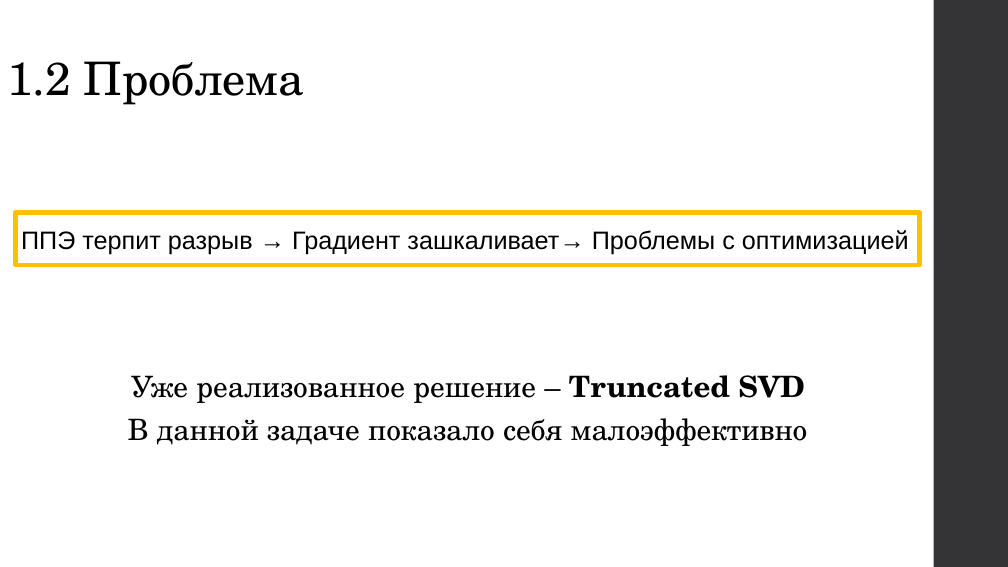
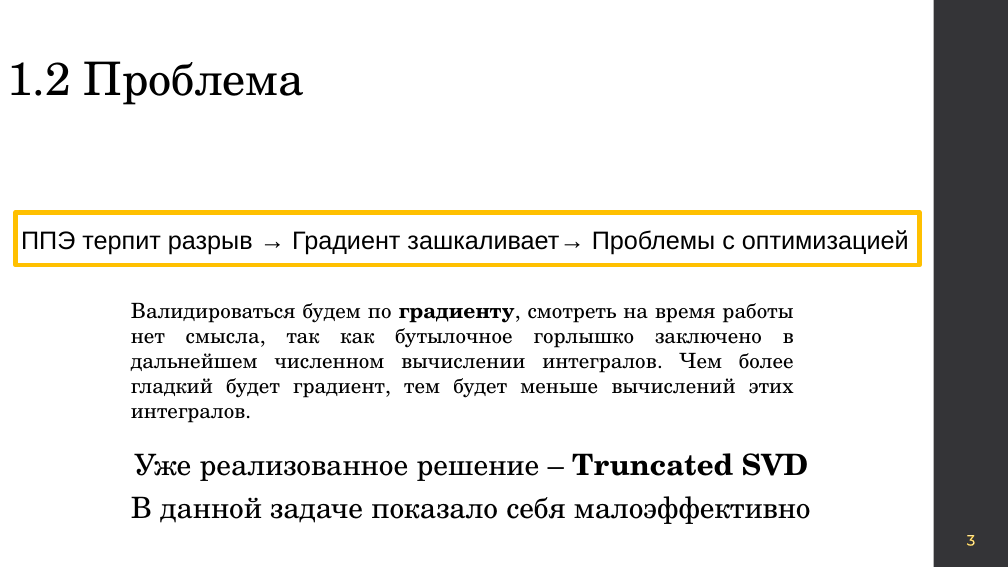
Before and after one commit to blackwood168/nla_qc, a slide deck: slide 4 of NLA_proj.pptx. Drawn at 1008x567 pixels with LibreOffice and Linux fonts; fonts in the diff are those of the drawing; grey boxes stand for pictures. Boxes give left, top, right and bottom in pixels: in the first picture for what was removed or moved away, otherwise in the second. Text is boxed around its words. In the diff, an @@ line names an element or a change of style, - is before the commit and + after.

```diff
--- a/NLA_proj.pptx
+++ b/NLA_proj.pptx
@@ text added at bbox=[131, 302, 794, 423], 20 pt, text #000000 @@
+Валидироваться будем по градиенту, смотреть на время работы нет смысла, так как бутылочное горлышко заключено в дальнейшем численном вычислении интегралов. Чем более гладкий будет градиент, тем будет меньше вычислений этих интегралов.
@@ text "Уже реализованное решение – Truncated ...": place and size @@
-text "Уже реализованное решение – Truncated ..." at bbox=[131, 375, 805, 403]
+text "Уже реализованное решение – Truncated ..." at bbox=[134, 453, 809, 481]
@@ text "В данной задаче показало себя ...": place and size @@
-text "В данной задаче показало себя ..." at bbox=[128, 418, 808, 446]
+text "В данной задаче показало себя ..." at bbox=[131, 496, 811, 524]
@@ text added at bbox=[967, 535, 975, 546], 14 pt, text #FFFFFF @@
+3
```
Also in this commit, not shown: 8 other slides changed, 2 slides added, 2 other files.
